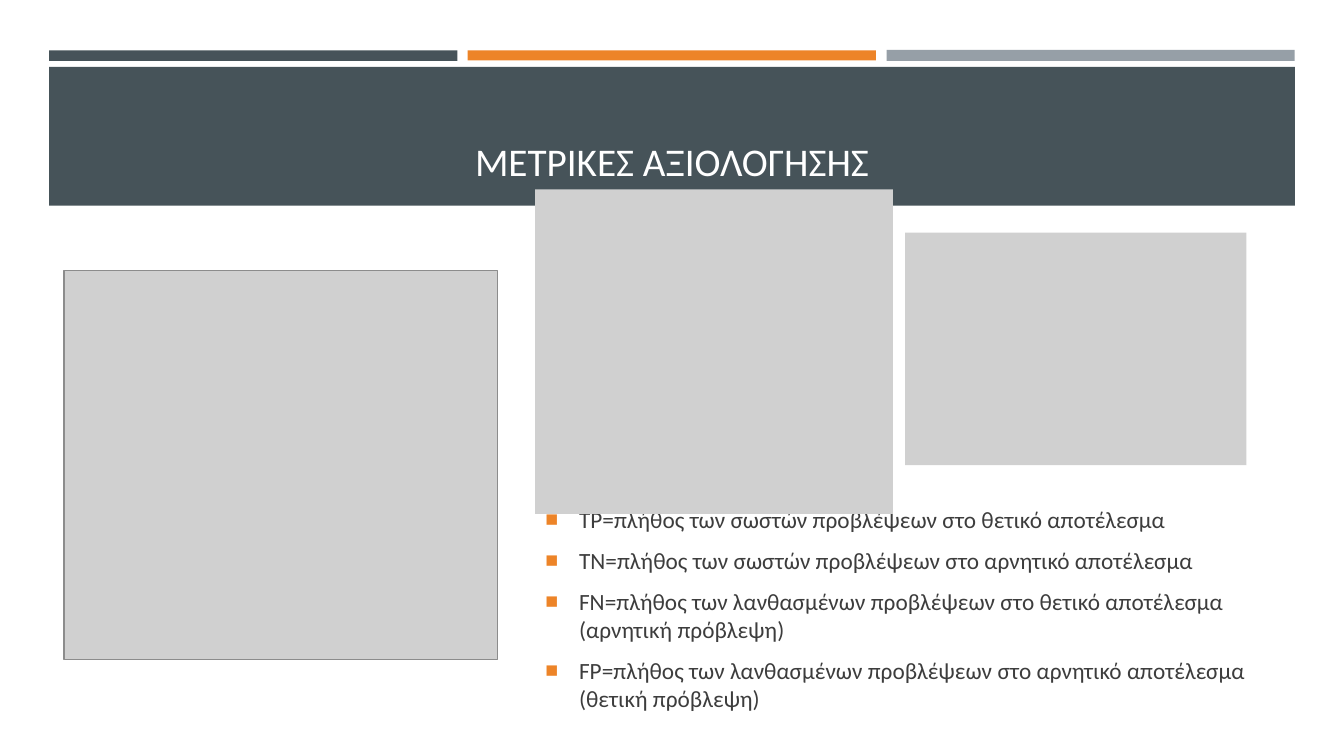
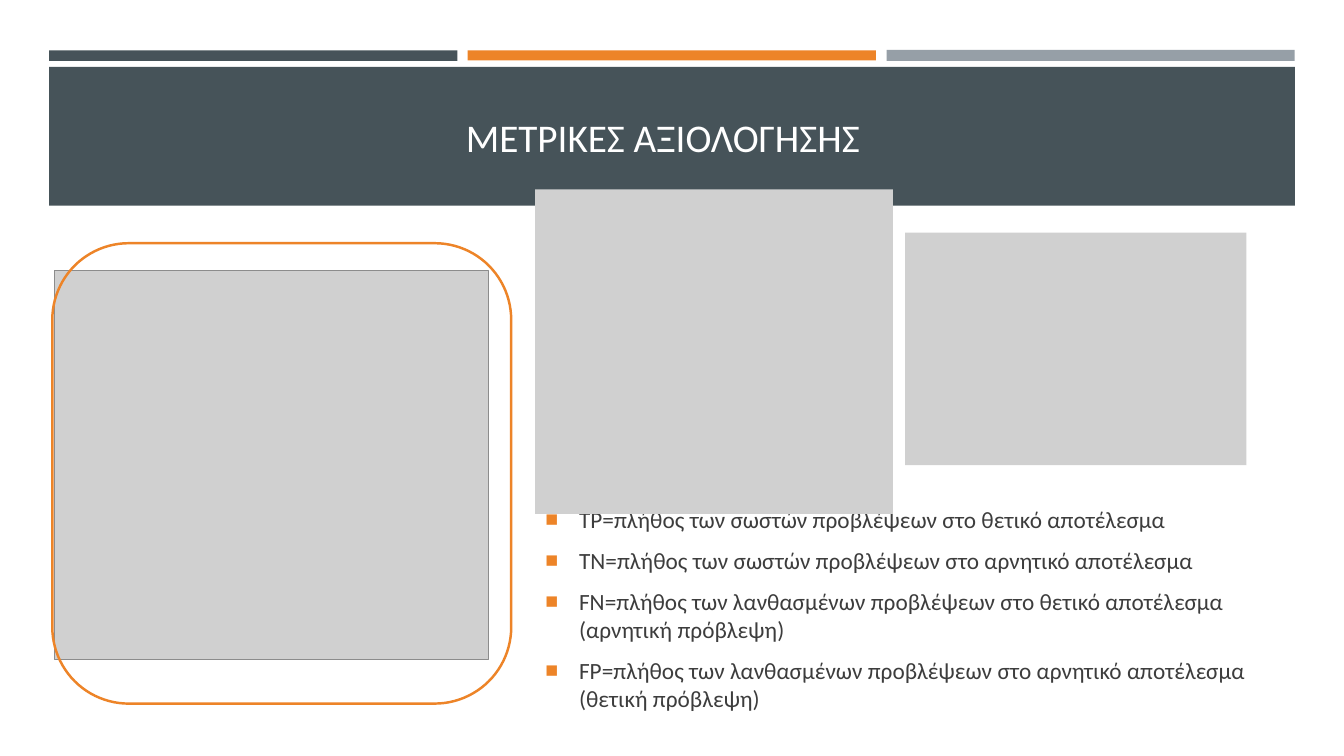
Before and after one commit to thanmitsel/Theft-detection, a slide deck: slide 8 of LateX/Presentation/Ανιχνευση μη τεχνικων απωλειων με συστηματα μηχανικης μαθησης.pptx. Drawn at 1344x756 pixels with LibreOffice and Linux fonts; fonts in the diff are those of the drawing; grey boxes stand for pictures. Boxes give left, top, right and bottom in pixels: in the first picture for what was removed or moved away, otherwise in the second. Text is boxed around its words. In the diff, an @@ line names an element or a change of style, - is before the commit and + after.

```diff
--- a/LateX/Presentation/Ανιχνευση μη τεχνικων απωλειων με συστηματα μηχανικης μαθησης.pptx
+++ b/LateX/Presentation/Ανιχνευση μη τεχνικων απωλειων με συστηματα μηχανικης μαθησης.pptx
@@ title "ΜΕΤΡΙΚΕΣ ΑΞΙΟΛΟΓΗΣΗΣ": place and size @@
-title "ΜΕΤΡΙΚΕΣ ΑΞΙΟΛΟΓΗΣΗΣ" at (475, 150, 869, 177)
+title "ΜΕΤΡΙΚΕΣ ΑΞΙΟΛΟΓΗΣΗΣ" at (466, 126, 860, 153)
@@ rounded rectangle added at (52, 243, 511, 704), outline #ED8428 1.75 pt @@
@@ picture: place and size @@
-picture at (65, 270, 498, 659)
+picture at (54, 271, 488, 660)
```
Also in this commit, not shown: 13 other slides changed, 3 slides added, 1 slide removed, 8 other files.
